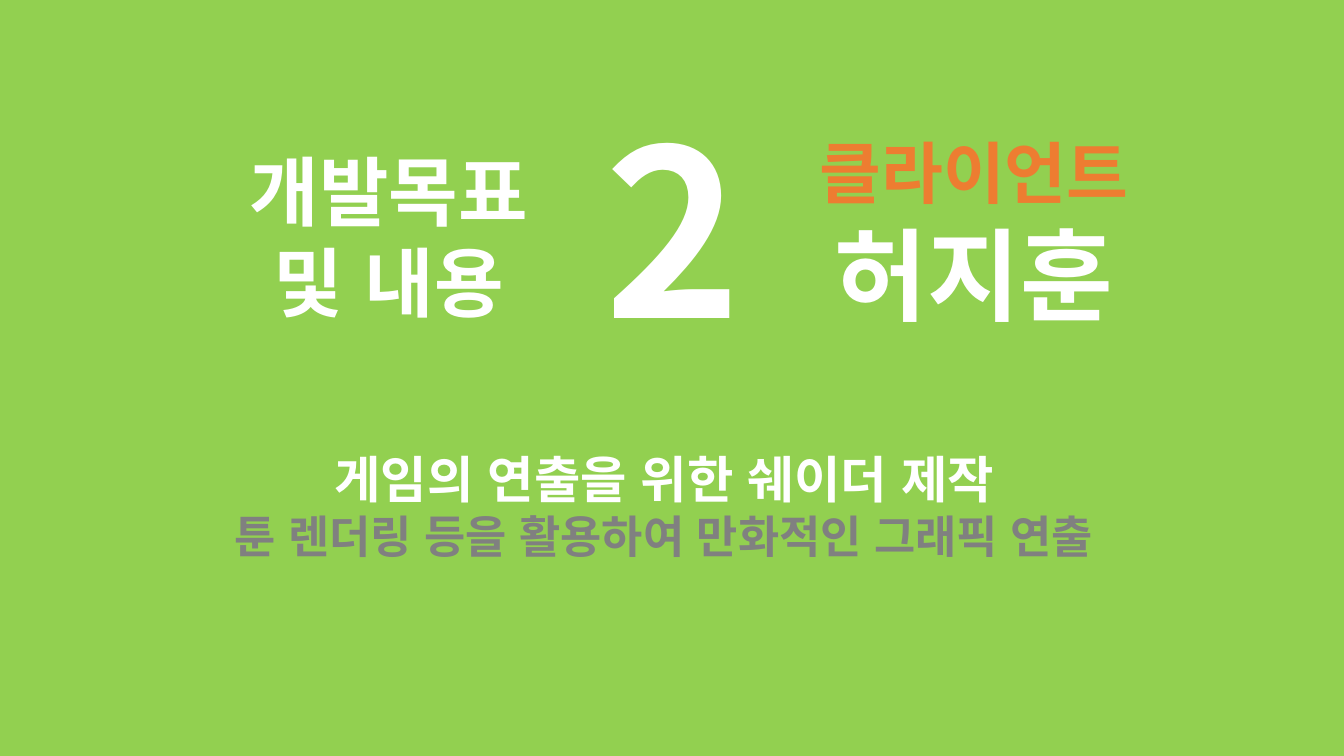
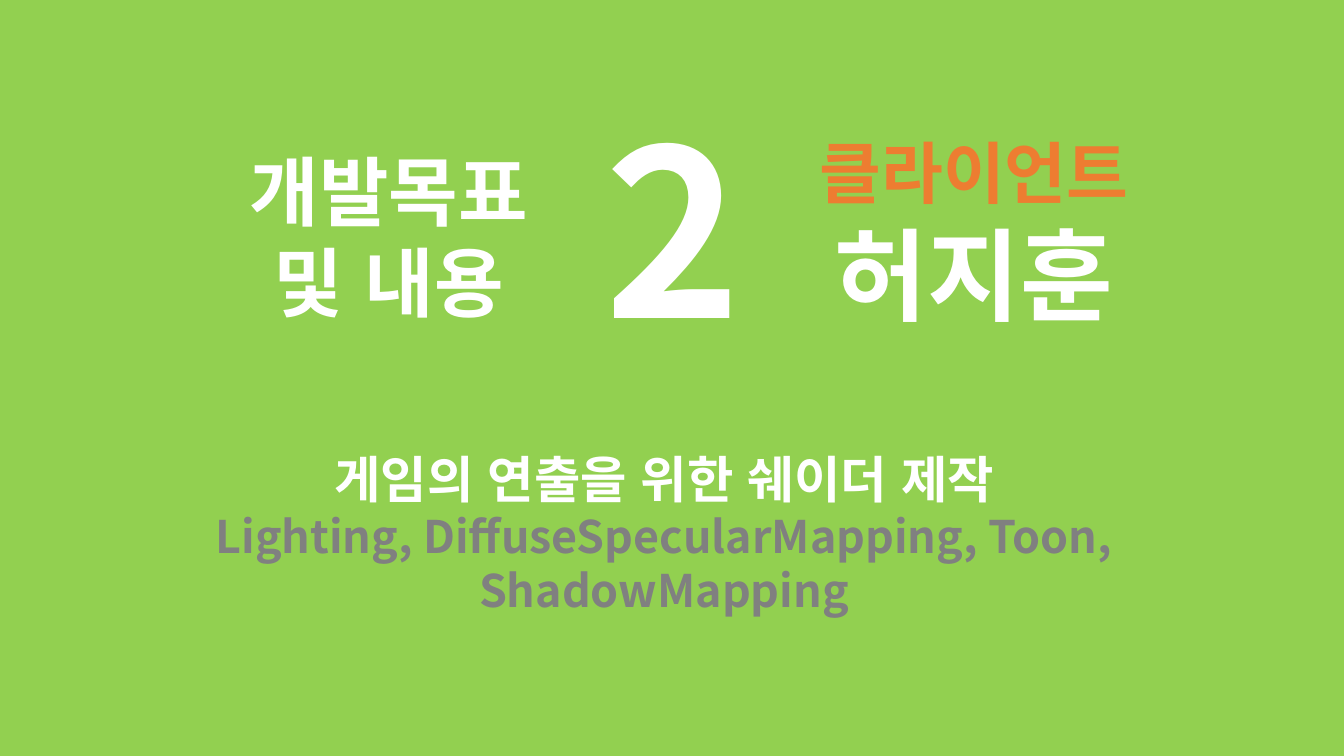
Before and after one commit to korleinster/gamebusdriver, a slide deck: slide 15 of documents/노루막이_김형준_신창섭_홍승필_허지훈.pptx. Drawn at 1344x756 pixels with LibreOffice and Linux fonts; fonts in the diff are those of the drawing; background and template pictures are left out. Boxes give left, top, right and bottom in pixels: in the first picture for what was removed or moved away, otherwise in the second. Text is boxed around its words. In the diff, an @@ line names an element or a change of style, - is before the commit and + after.

```diff
--- a/documents/노루막이_김형준_신창섭_홍승필_허지훈.pptx
+++ b/documents/노루막이_김형준_신창섭_홍승필_허지훈.pptx
@@ text at [216,517,1112,618]: text changed @@
-툰 렌더링 등을 활용하여 만화적인 그래픽 연출
+Lighting, DiffuseSpecularMapping, Toon, ShadowMapping
```
Also in this commit, not shown: 1 other slide changed.
